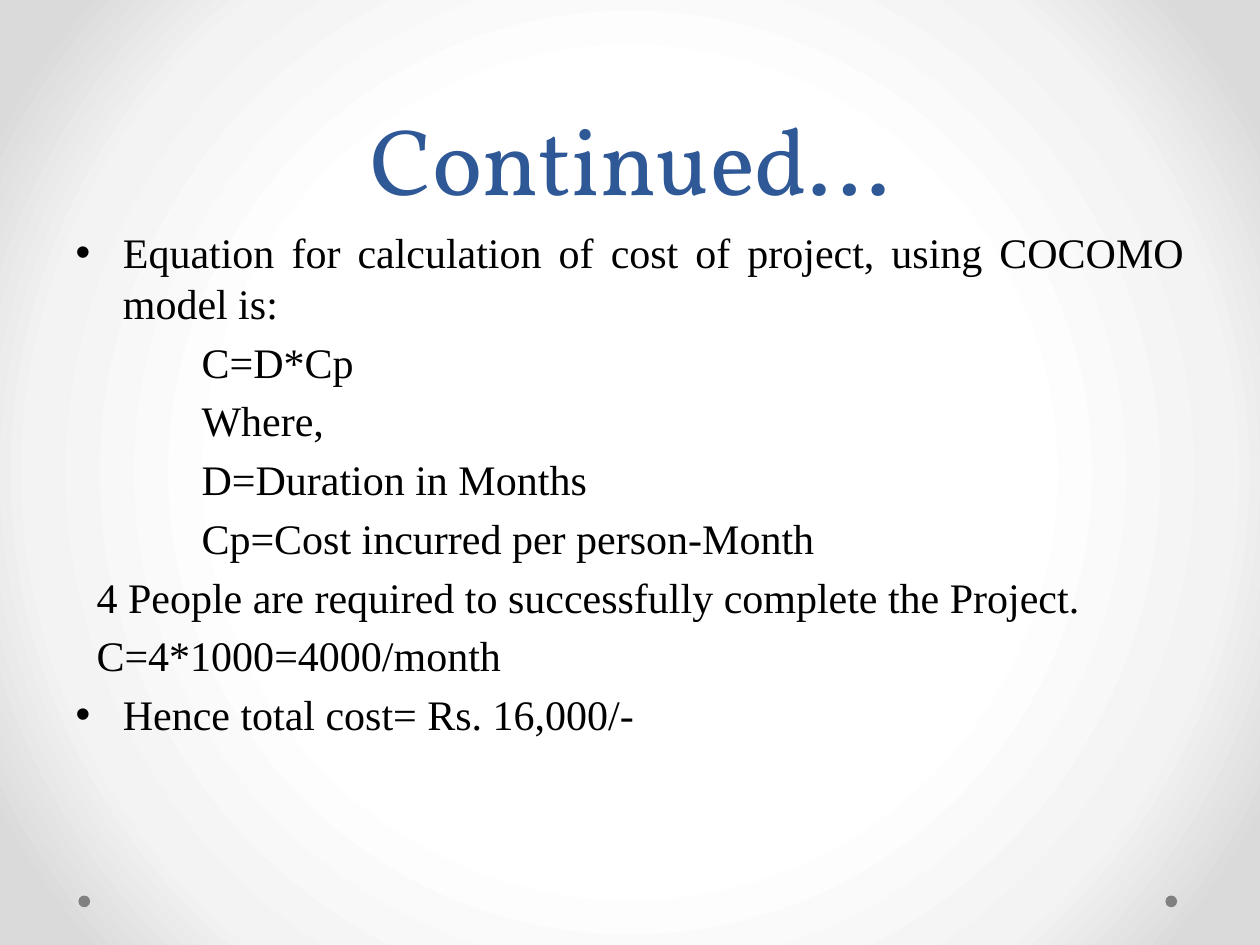
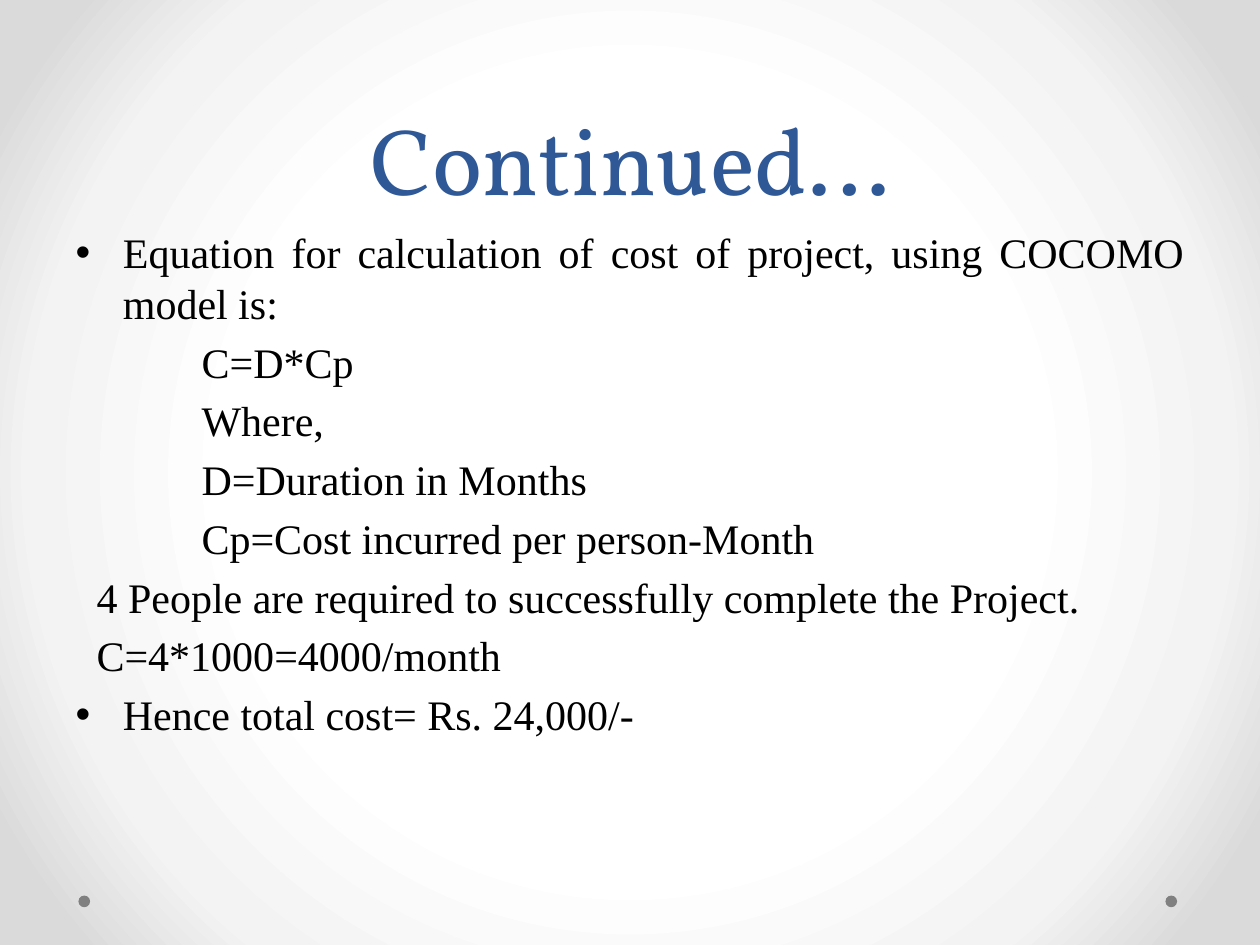
Before and after one commit to ShreyasJejurkar/AutomaticQuestionPaperGeneration, a slide deck: slide 8 of BE project/review 2.pptx. Drawn at 1260x945 pixels with LibreOffice and Linux fonts; fonts in the diff are those of the drawing. Boxes give left, top, right and bottom in pixels: in the first picture for what was removed or moved away, otherwise in the second. Text is boxed around its words. In the diff, an @@ line names an element or a change of style, - is before the commit and + after.

```diff
--- a/BE project/review 2.pptx
+++ b/BE project/review 2.pptx
@@ text at box(123, 701, 634, 737): text changed @@
-• Hence total cost= Rs. 16,000/-
+• Hence total cost= Rs. 24,000/-
```
Also in this commit, not shown: 3 other files.
